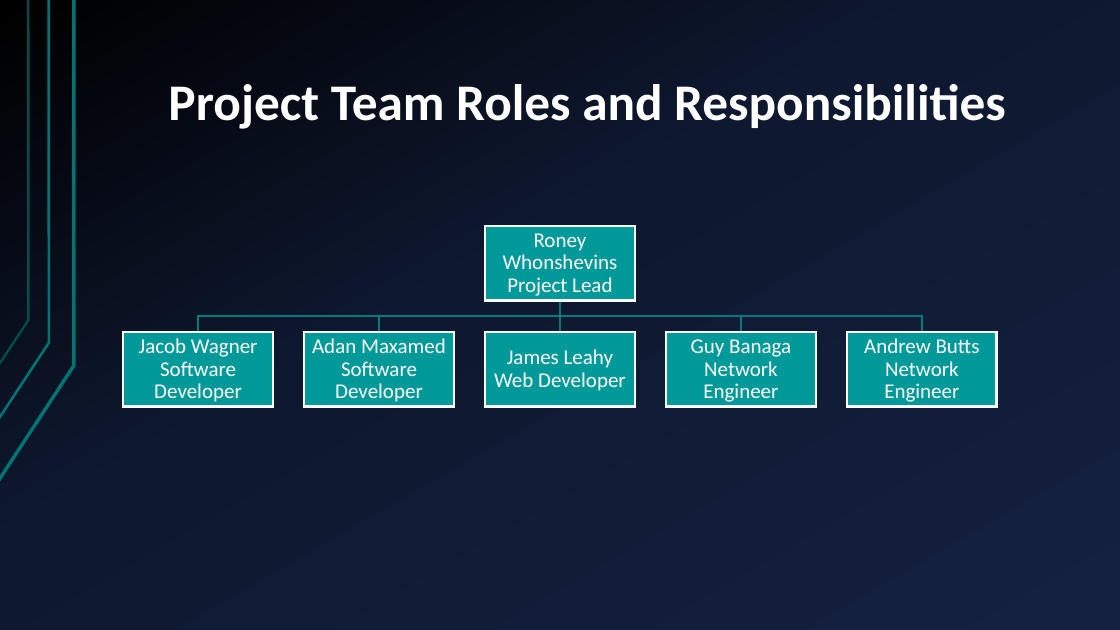
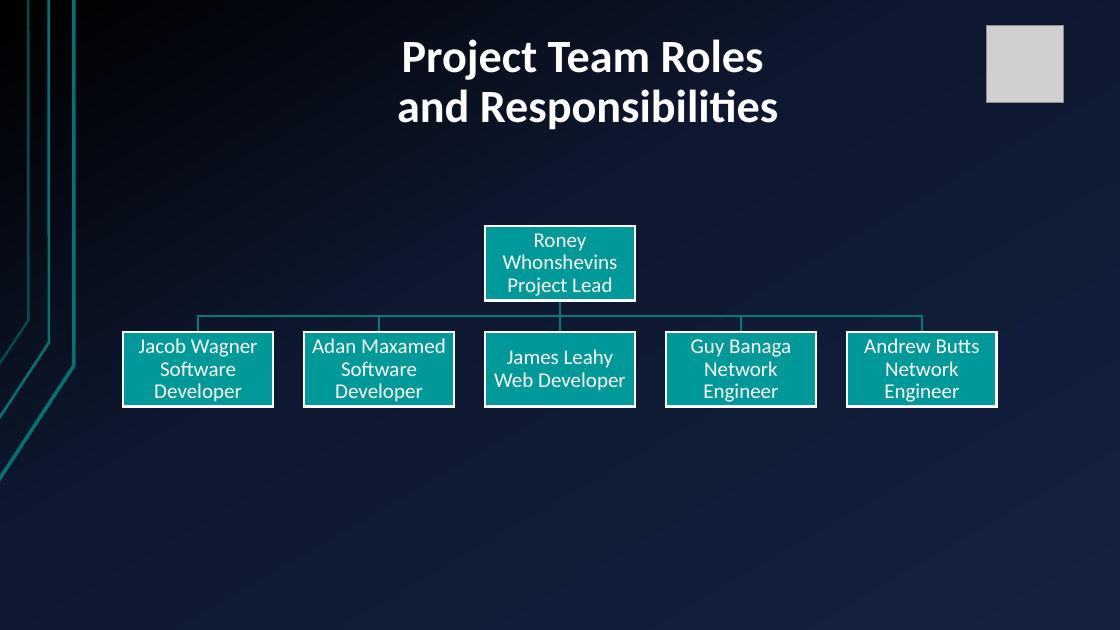
Before and after one commit to jleahy7/CSCI-2999-Capstone_Project, a slide deck: slide 15 of week3/thursday/Ever Health Final Plan.pptx. Drawn at 1120x630 pixels with LibreOffice and Linux fonts; fonts in the diff are those of the drawing; grey boxes stand for pictures. Boxes give left, top, right and bottom in pixels: in the first picture for what was removed or moved away, otherwise in the second. Text is boxed around its words. In the diff, an @@ line names an element or a change of style, - is before the commit and + after.

```diff
--- a/week3/thursday/Ever Health Final Plan.pptx
+++ b/week3/thursday/Ever Health Final Plan.pptx
@@ title "Project Team Roles and Responsibilities" at [397, 39, 778, 130]: size 44 to 39.6 pt @@
@@ picture added at [986, 25, 1064, 103] @@
```
Also in this commit, not shown: 19 other slides changed, 6 slides added.
